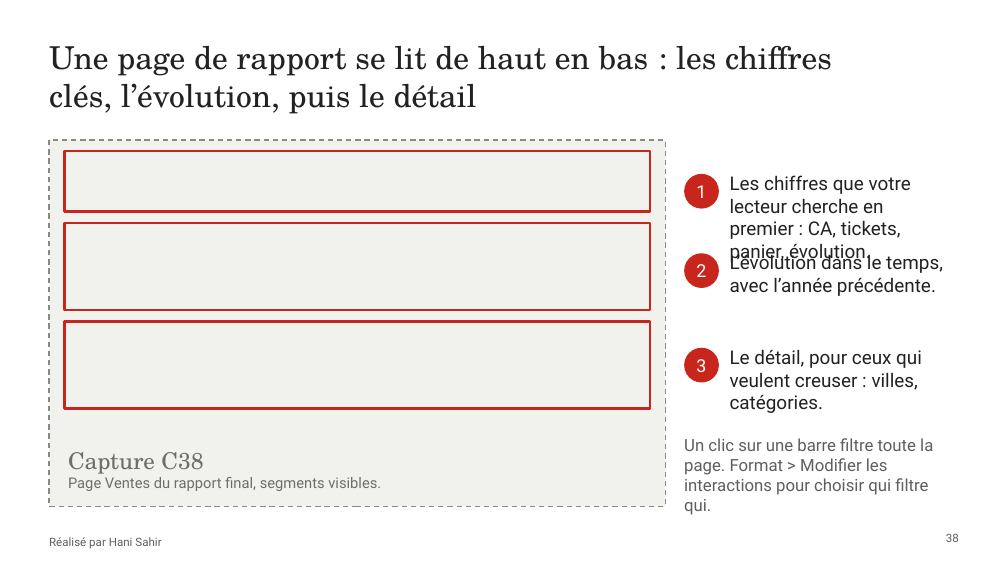
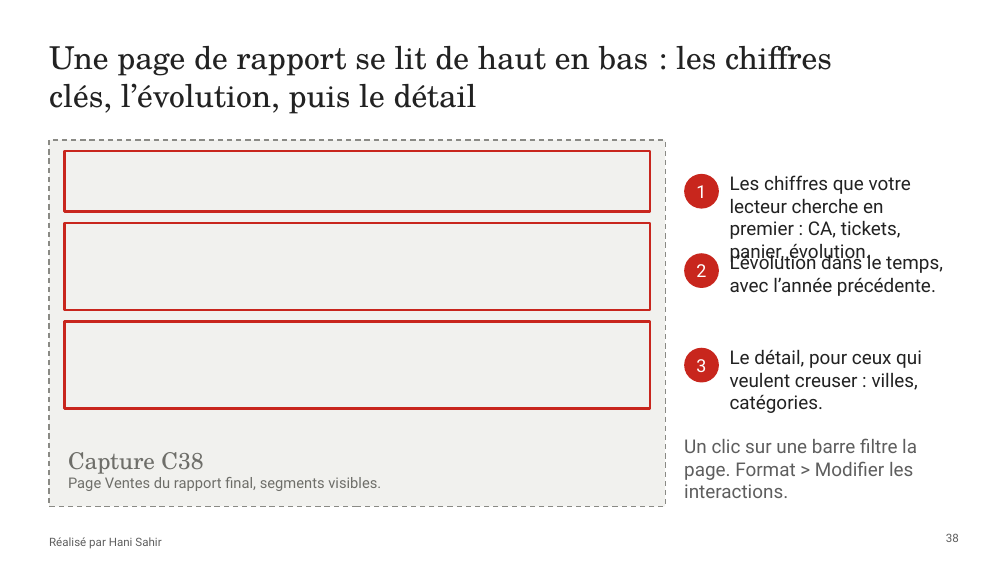
Before and after one commit to Hani2308/Pres_powerbi, a slide deck: slide 38 of formation-powerbi/01_presentation/Initiation_Power_BI.pptx. Drawn at 1008x567 pixels with LibreOffice and Linux fonts; fonts in the diff are those of the drawing. Boxes give left, top, right and bottom in pixels: in the first picture for what was removed or moved away, otherwise in the second. Text is boxed around its words. In the diff, an @@ line names an element or a change of style, - is before the commit and + after.

```diff
--- a/formation-powerbi/01_presentation/Initiation_Power_BI.pptx
+++ b/formation-powerbi/01_presentation/Initiation_Power_BI.pptx
@@ text at (684,438,917,498): text changed; size 16 to 18 pt @@
-Un clic sur une barre filtre toute la page. Format > Modifier les interactions pour choisir qui filtre qui.
+Un clic sur une barre filtre la page. Format > Modifier les interactions.
```
Also in this commit, not shown: 6 other slides changed, 10 other files.
